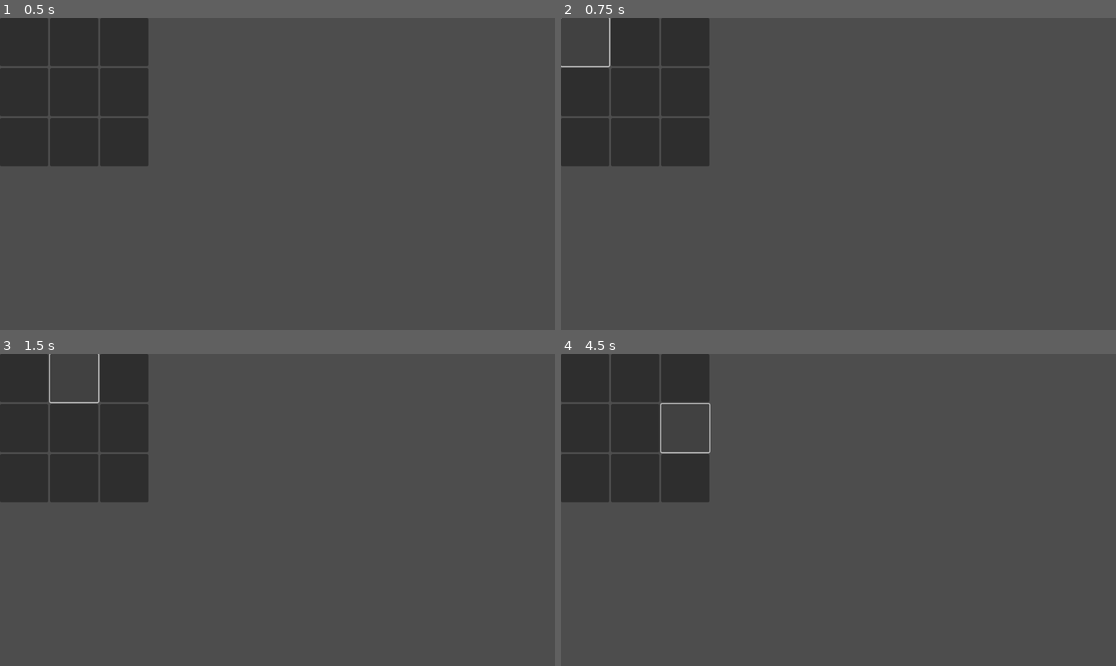
Above: before the commit, frames 1-4 (two rows, left to right).
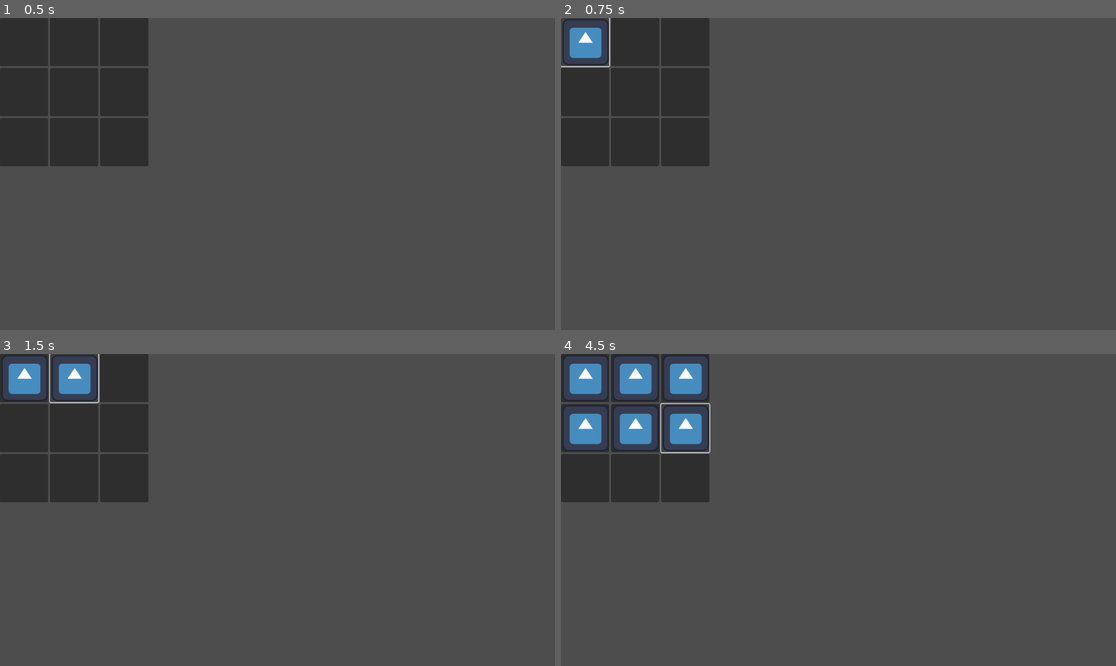
Above: after the commit, the same moments.

Repository: PixelGamerDub/Dreamers
Game: Godot game, scene res://scenes/Manche1.tscn
Two runs of this game, one before a commit and one after it. Both use one fixed random seed, a clock stepped at 60 frames per second and the inputs below. The engine's default icon, where the game draws it, is replaced by a stand-in: a white triangle on a blue panel in a dark square.
Inputs (mouse positions are in pixels of both pictures, inside the frame that each line leads up to):
- Up to frame 1 (0.5 s): no input
- Up to frame 2 (0.75 s): click (583, 42) at 0.5 s
- Up to frame 3 (1.5 s): click (72, 378) at 1.25 s
- Up to frame 4 (4.5 s): click (683, 378) at 2 s; click (583, 428) at 2.75 s; click (633, 428) at 3.5 s; click (683, 428) at 4.25 s

Frame 1 is identical in both runs. In frame 2, 0.7% of the frame differs, in the area x 0-9%, y 0-16%; in frame 3, 1.8%; in frame 4, 6.0%, in the area x 0-27%, y 0-32%.

Commit message:
kekchose

Diff:
--- a/scenes/case.tscn
+++ b/scenes/case.tscn
@@ -1,6 +1,7 @@
-[gd_scene load_steps=2 format=3 uid="uid://btookag4um20w"]
+[gd_scene load_steps=3 format=3 uid="uid://btookag4um20w"]
 
 [ext_resource type="Script" uid="uid://cq6ojcko863di" path="res://scripts/case.gd" id="1_712p6"]
+[ext_resource type="Texture2D" uid="uid://fgkjbacu43jy" path="res://icon.svg" id="2_4w0dx"]
 
 [node name="Case" type="Button"]
 custom_minimum_size = Vector2(100, 100)
@@ -8,4 +9,19 @@
 offset_bottom = 8.0
 script = ExtResource("1_712p6")
 
+[node name="Symbole" type="TextureRect" parent="."]
+visible = false
+layout_mode = 1
+anchors_preset = 15
+anchor_right = 1.0
+anchor_bottom = 1.0
+offset_left = 3.0
+offset_top = 1.999999
+offset_right = 31.0
+offset_bottom = 30.0
+grow_horizontal = 2
+grow_vertical = 2
+scale = Vector2(0.75, 0.75)
+texture = ExtResource("2_4w0dx")
+
 [connection signal="pressed" from="." to="." method="_on_pressed"]
--- a/scripts/case.gd
+++ b/scripts/case.gd
@@ -2,6 +2,9 @@
 
 @export var nom := "case"
 
+@onready var symbole := $Symbole
+
 func _on_pressed() -> void:
 	print("On a appuyé sur ", nom, " !")
+	symbole.visible = true
 	pass # Replace with function body.
